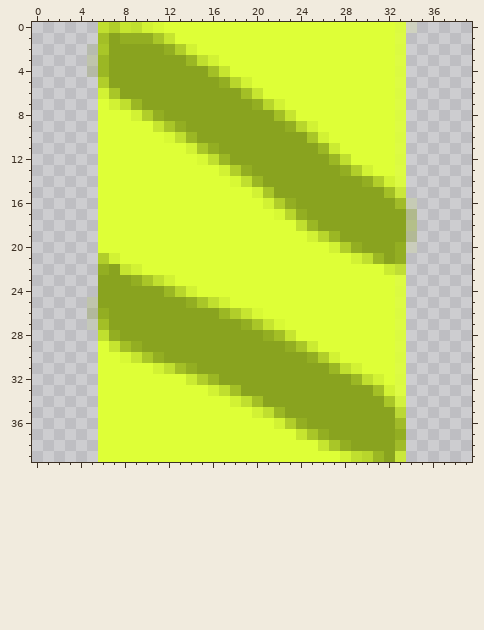
File history of a pixel-art sprite, assets/body.png. The picture above is the old version.
The file is 40x40 pixels. Pixels under 10% opacity are left out. Colours within 5 levels of each other are drawn and written as one.
New version:
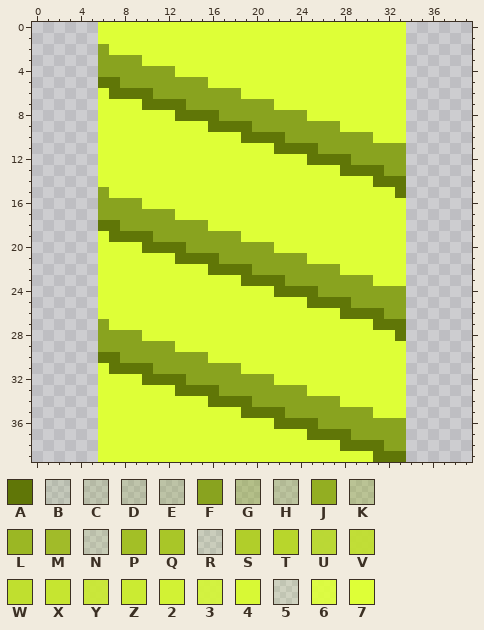
Palette (. is transparent): A #607607  B #89a31f20  C #89a31f2d  D #89a31f35  E #89a31f3c  F #89a31f  G #8faa2167  H #92ad2148  J #93ae22  K #95b02357  L #9bb724  M #a0bb25f9  N #a2be2628  P #a3bf26  Q #a9c628  R #b1ce2a1e  S #b1ce2a  T #b8d62c  U #bad92df2  V #c0df2ef1  W #c0df2f  X #c6e530  Y #cae931ef  Z #cbeb32  2 #d2f234  3 #d4f535ec  4 #d8f935  5 #deff371b  6 #deff37ea  7 #deff37
Change:
Changed rows in their new state; - is an unchanged pixel.
first column x 5:
 0 -777777---------------------7.
 1 -7777777--------------------7-
 2 .F77777777------------------7-
 3 .F---7777777----------------7-
 4 .F------77777---------------7-
 5 -AA--------7777-------------7-
 6 -7AAAA--------77------------7-
 7 --777AAAA------FF7----------7-
 8 ----7777AAAA-----FFF--------7-
 9 ------77777AAAA---FFFFF-----7-
10 -------7777777AAAA--FFFFFF--7-
11 ---------77777777AAAAFFFFFFFF-
12 ----------7777777777AAAAFFFFF-
13 ------------77777777777AAAAFF-
14 -------------7777777777777AAA-
15 -F-------------7777777777777A-
16 -FFFF-----------7777777777777.
17 -FFFFFFF---------777777777777.
18 -AAFFFFFFFF--------7777777777.
19 --AAAAFFFFFFFF------777777777.
20 -----AAAAFFFFFFFF-----7777777.
21 -77-----AAAAFFFFFFFF----77777-
22 -7777------AAAAFFFFFFFF----77-
23 -7777777------AAAAFFFFFFFF--7-
24 -777777777-------AAAAFFFFFFFF-
25 .777777777777-------AAAAFFFFF-
26 .777777777777777-------AAAAFF-
27 .F7777777777777777--------AAA-
28 -FF--77777777777777---------A-
29 -FFFF---7777777777777-------7-
30 -AAFFFF----777777777777-----7-
31 --AAAAFFFF----77777777777---7-
32 -----AAAAFFF-----7777777777-7-
33 --------AAAAFF------777777777-
34 -----------AAAAF-------777777-
35 --------------AAAA--------777-
36 -----------------AAAA-------F-
37 -------------------7AAAA----F-
38 ---------------------77AAAA-F-
39 -----------------------777AAA-
Boxes around the changes in both pictures, in picture pixels (x1, y1, x2, y2):
changed: (87, 22, 417, 462)
